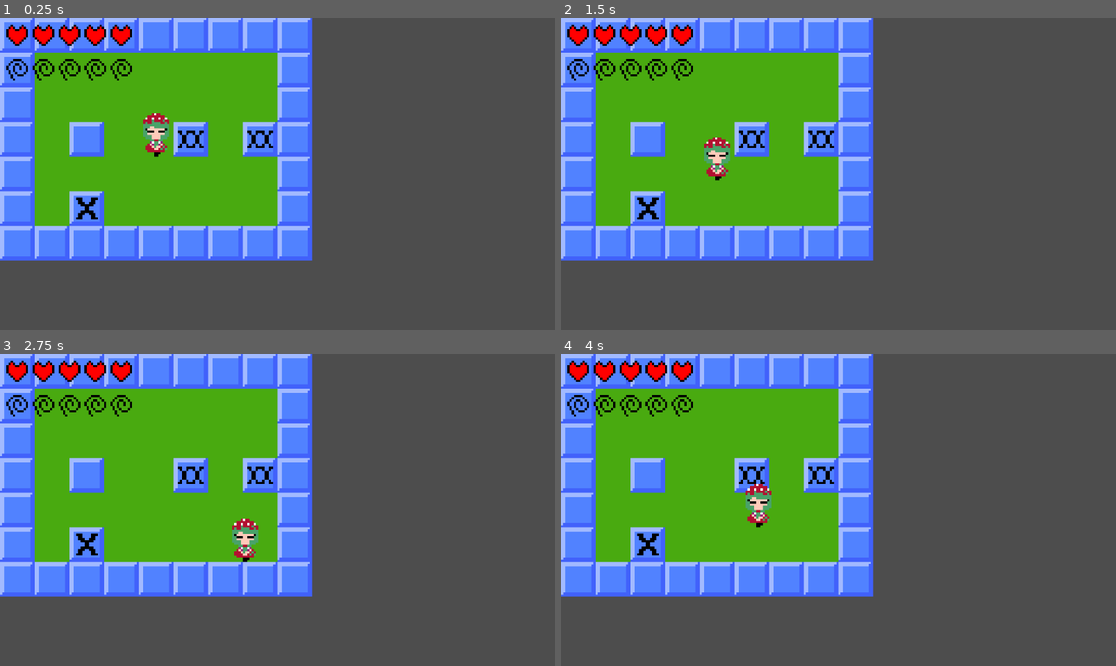
Above: before the commit, frames 1-4 (two rows, left to right).
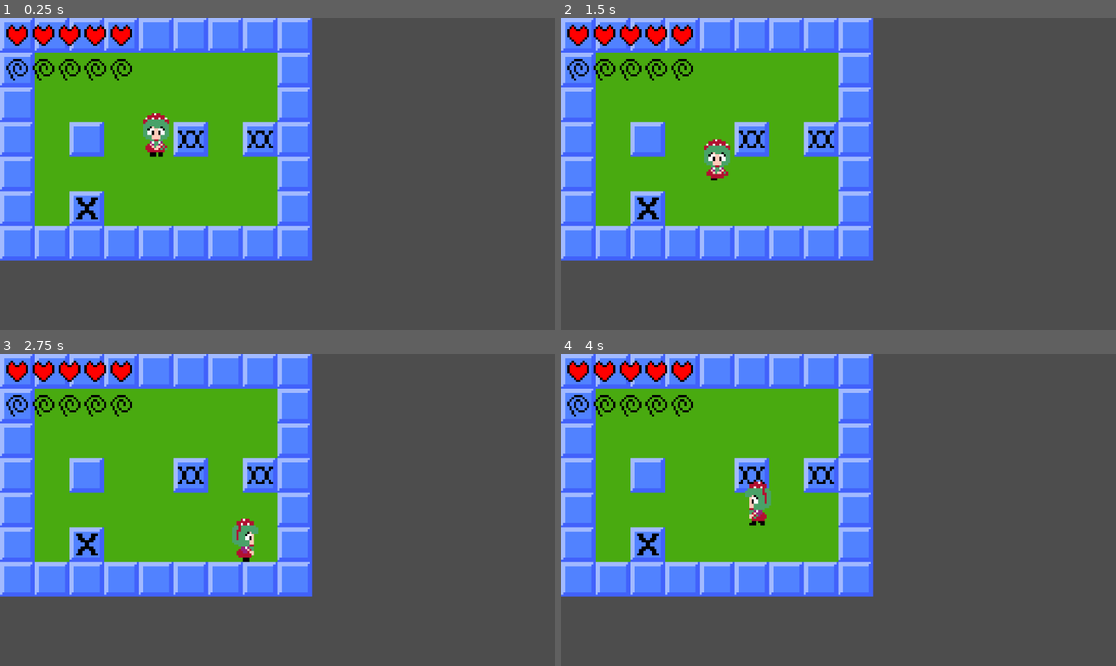
Above: after the commit, the same moments.

Repository: StellatedCUBE/Touhou-jam-15
Game: Godot game, scene res://in_game/world.tscn
Two runs of this game, one before a commit and one after it. Both use one fixed random seed, a clock stepped at 60 frames per second and the inputs below. The engine's default icon, where the game draws it, is replaced by a stand-in: a white triangle on a blue panel in a dark square.
Inputs:
- Up to frame 1 (0.25 s): no input
- Up to frame 2 (1.5 s): tap Enter at 0.5 s; hold Right 0.53-1.28 s; hold Z 0.53-1.28 s; tap Space at 1.25 s; hold Down from 1.28 s (still down); tap X at 1.35 s
- Up to frame 3 (2.75 s): release Down at 2.03 s; hold Right from 2.03 s (still down); hold Z from 2.03 s (still down)
- Up to frame 4 (4 s): release Right at 2.78 s; release Z at 2.78 s; hold Up 2.78-3.53 s; tap X at 2.85 s; tap Enter at 3.5 s; hold Left from 3.53 s (still down); hold Z from 3.53 s (still down)

The runs differ from the first frame. In frame 1, 0.1% of the frame differs, in the area x 26-31%, y 32-45%; in frame 2, 0.3%; in frame 3, 0.3%; in frame 4, 0.4%, in the area x 33-38%, y 40-56%.

Commit message:
Walk animation

Diff:
--- a/in_game/agents/player/player.gd
+++ b/in_game/agents/player/player.gd
@@ -16,8 +16,10 @@
 @export var explosion_cost: int = 10
 
 var spin_timer: int = 0
-var facing: Vector2 = Vector2.DOWN
+var facing: int = 0
 var explosion: PackedScene = preload("res://in_game/agents/player/explosion/explosion.tscn")
+
+var step_anim_counter: int = 0
 
 func _physics_process(_delta: float) -> void:
 	var scale: float = agent.scale.x
@@ -33,21 +35,23 @@
 		else:
 			speed_mul = 0.5
 
+	var moving: bool = false
+
 	if input.left:
-		agent.move_x(-speed * speed_mul, adjust * scale)
-		facing = Vector2.LEFT
+		moving = agent.move_x(-speed * speed_mul, adjust * scale)
+		facing = 3
 
 	elif input.right:
-		agent.move_x(speed * speed_mul, adjust * scale)
-		facing = Vector2.RIGHT
+		moving = agent.move_x(speed * speed_mul, adjust * scale)
+		facing = 2
 
 	elif input.up:
-		agent.move_y(-speed * speed_mul, adjust * scale)
-		facing = Vector2.UP
+		moving = agent.move_y(-speed * speed_mul, adjust * scale)
+		facing = 1
 
 	elif input.down:
-		agent.move_y(speed * speed_mul, adjust * scale)
-		facing = Vector2.DOWN
+		moving = agent.move_y(speed * speed_mul, adjust * scale)
+		facing = 0
 
 	if input.shrink and misfortune > 0.125: misfortune -= 1
 	if input.expand: misfortune += 1
@@ -70,6 +74,15 @@
 
 	sprite.visible = spin_timer == 0 and not cast_explosion_animation.is_playing()
 
+	var frame_y: int
+	if moving:
+		frame_y = step_anim_counter / 12 % 2
+		step_anim_counter += 1
+	else:
+		step_anim_counter = 0
+		frame_y = 2
+
+	(sprite.texture as AtlasTexture).region = Rect2(16 * facing, frame_y * 24 + 1, 16, 23)
 
 func misfortune_to_scale(misfortune: float) -> float:
 	if misfortune >= 20:
--- a/in_game/agents/player/player.tscn
+++ b/in_game/agents/player/player.tscn
@@ -8,7 +8,7 @@
 
 [sub_resource type="AtlasTexture" id="AtlasTexture_of7if"]
 atlas = ExtResource("2_vmhip")
-region = Rect2(0, 40, 16, 24)
+region = Rect2(1.45519e-11, 49, 16, 23)
 
 [sub_resource type="AtlasTexture" id="AtlasTexture_pabtr"]
 atlas = ExtResource("4_x37yo")
@@ -96,8 +96,7 @@
 texture = SubResource("AtlasTexture_of7if")
 
 [node name="Sprite" parent="." index="1"]
-visible = false
-position = Vector2(0, -0.25)
+position = Vector2(0, -0.21875)
 scale = Vector2(0.0625, 0.0625)
 texture = SubResource("AtlasTexture_of7if")
 
Binary file changed: in_game/agents/player/player.png
